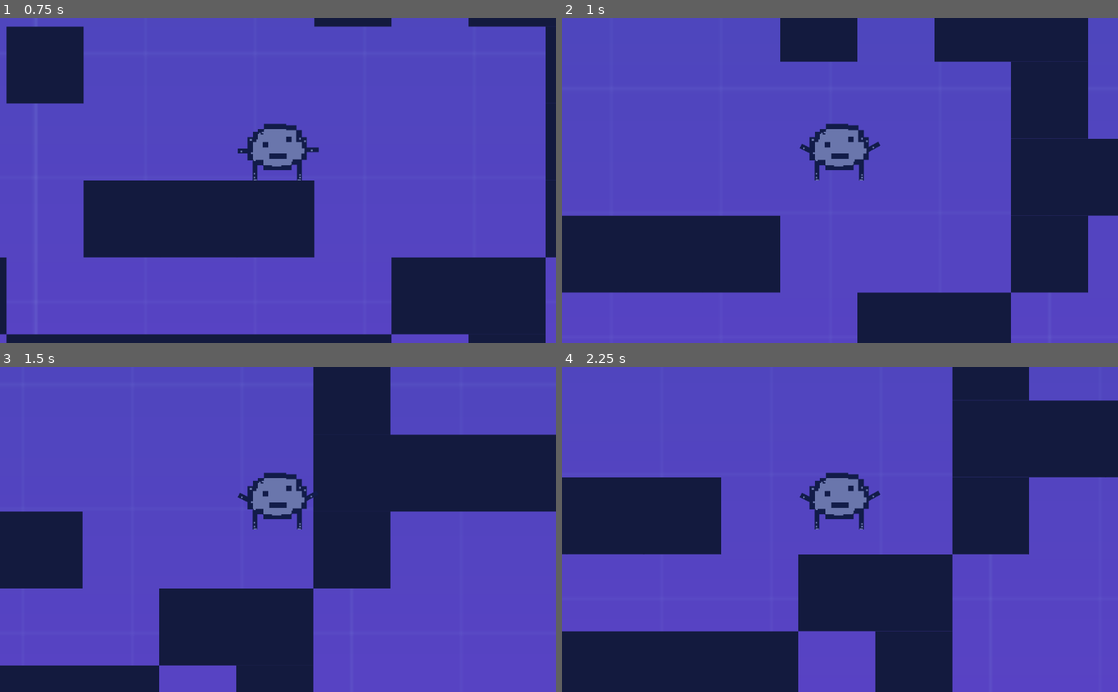
Above: before the commit, frames 1-4 (two rows, left to right).
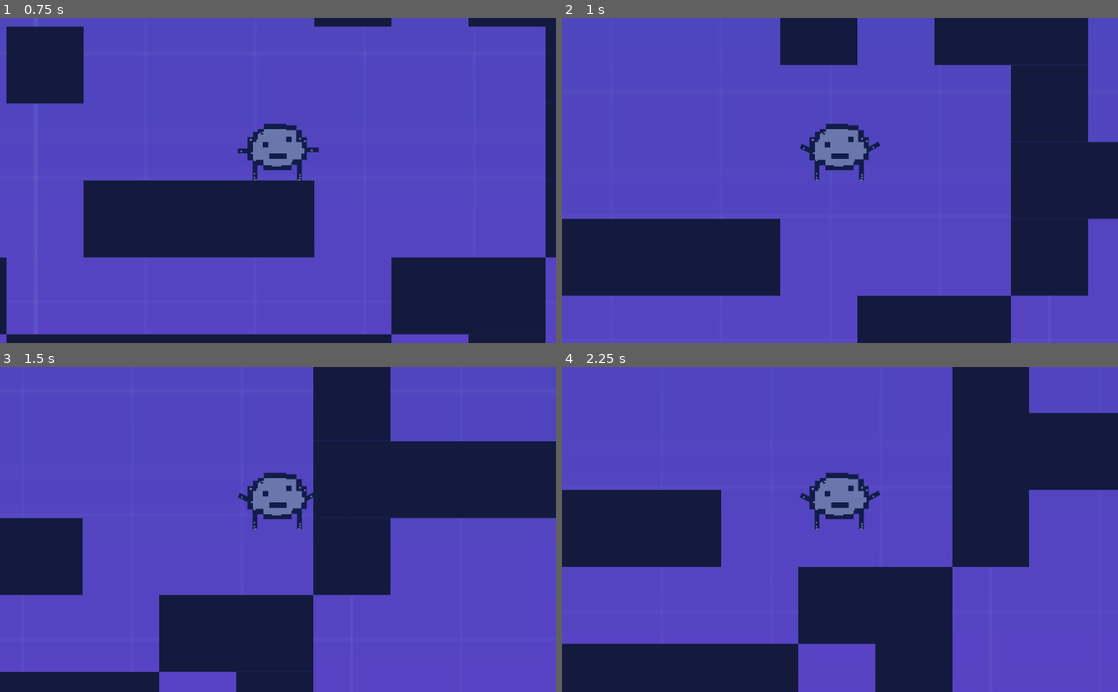
Above: after the commit, the same moments.

Repository: Ayazzi/GitHub
Game: Godot game, scene res://scr/Levels/LevelTemplate.tscn
Same seed, same stepped clock (60 frames per second), same inputs: the game is played once before the commit and once after it.
Inputs:
- Up to frame 1 (0.75 s): hold Right (move_right) from 0.53 s (still down)
- Up to frame 2 (1 s): keep holding Right (move_right); tap W (jump) at 0.77 s
- Up to frame 3 (1.5 s): keep holding Right (move_right); tap W (jump) at 1.07 s
- Up to frame 4 (2.25 s): tap W (jump) at 1.52, 1.82 s; release Right (move_right) at 2.03 s; hold Left (move_left) from 2.03 s (still down)

Frame 1 is identical in both runs. In frame 2, 1.8% of the frame differs, in the area x 0-100%, y 13-86%; in frame 3, 3.6%; in frame 4, 7.5%, in the area x 0-100%, y 10-86%.

Commit message:
up

Diff:
--- a/project/scr/Actors/Player.tscn
+++ b/project/scr/Actors/Player.tscn
@@ -15,19 +15,20 @@
 "name": "idle",
 "speed": 5.0
 }, {
+"frames": [ ExtResource( 4 ) ],
+"loop": true,
+"name": "fall",
+"speed": 5.0
+}, {
 "frames": [ ExtResource( 4 ), ExtResource( 1 ), ExtResource( 3 ) ],
 "loop": true,
 "name": "flappy",
 "speed": 17.0
-}, {
-"frames": [ ExtResource( 4 ) ],
-"loop": true,
-"name": "fall",
-"speed": 5.0
 } ]
 
 [node name="Player" type="KinematicBody2D"]
 script = ExtResource( 2 )
+speed = Vector2( 400, 850 )
 
 [node name="CollisionShape2D" type="CollisionShape2D" parent="."]
 position = Vector2( -1.05879e-22, -29.125 )
--- a/project/scr/Levels/LevelTemplate.tscn
+++ b/project/scr/Levels/LevelTemplate.tscn
@@ -42,6 +42,8 @@
 [node name="TileMap" type="TileMap" parent="."]
 tile_set = SubResource( 2 )
 cell_size = Vector2( 80, 80 )
+cell_custom_transform = Transform2D( 40, 0, 0, 40, 0, 0 )
+cell_y_sort = true
 format = 1
 tile_data = PoolIntArray( -851966, 0, 0, -851965, 0, 0, -851964, 0, 0, -851963, 0, 0, -851962, 0, 0, -851961, 0, 0, -85 …(4554 unchanged characters)…
 
@@ -54,9 +56,7 @@
 position = Vector2( 522, 64 )
 max_y_velocity = 1
 
-[node name="AudioStreamPlayer2D" type="AudioStreamPlayer2D" parent="."]
-position = Vector2( 746, -3838 )
+[node name="AudioStreamPlayer2D" type="AudioStreamPlayer" parent="."]
 stream = ExtResource( 5 )
-volume_db = -15.716
+volume_db = -20.975
 autoplay = true
-max_distance = 100000.0
Not shown, changed: project/export_presets.cfg
Binary file added: project/icon.ico
Binary file changed: project/icon.png
Not shown, changed: project/epic2DplatformerFLAPPYMODE.exe
Not shown, changed: project/epic2DplatformerFLAPPYMODE.pck
